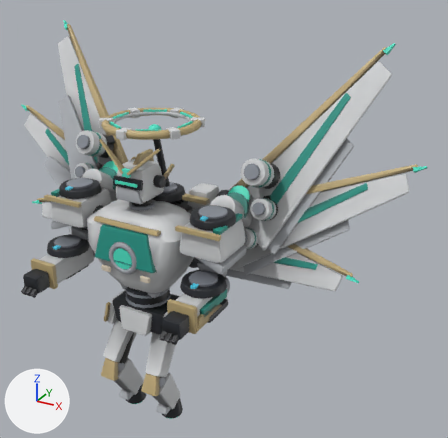
Renders of the glTF model assets/vehicles/ex_seraph_7.glb from each side of a commit.
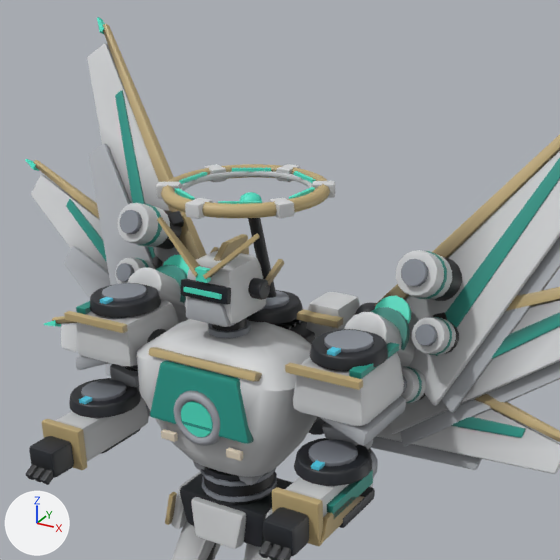
There are two pictures of each version: one whole from a camera (50 mm lens) standing at (8.12, -10.84, 8.9) and looking at (1.33, 1.5, 2.73), one close up on the part from 1% to 75% of the width and 2% to 78% of the height. Lighting does not change. The marker at lower left points along +X, +Y and +Z. The last two pictures show the newer version. Where no turn or scale is listed for an object, it has been applied to the vertices. Vertices at exactly the same position are counted once.

Script lines for the objects in view, before the commit:
```python
me_mesh_0 = bpy.data.meshes.new('Mesh_0')
me_mesh_0.from_pydata(...)  # 8258 vertices, 16020 faces; spans x 1.92..6.85, y -3.76..-0.01, z 0.0..7.61
# faces by material slot: [6336, 3148, 3208, 2416, 588, 216, 108]
me_mesh_0.materials.append(mat_dark)
me_mesh_0.materials.append(mat_hull)
me_mesh_0.materials.append(mat_trim)
me_mesh_0.materials.append(mat_chrome)
me_mesh_0.materials.append(mat_glow)
me_mesh_0.materials.append(mat_lamp)
me_mesh_0.materials.append(mat_glass)
me_mesh_1 = bpy.data.meshes.new('Mesh_1')
me_mesh_1.from_pydata(...)  # 1056 vertices, 2064 faces; spans x 3.24..5.52, y -2.9..-0.5, z 2.36..2.55
# faces by material slot: [768, 1224, 72]
me_mesh_1.materials.append(mat_trim)
me_mesh_1.materials.append(mat_hull)
me_mesh_1.materials.append(mat_glow)
me_mesh_2 = bpy.data.meshes.new('Mesh_2')
me_mesh_2.from_pydata(...)  # 1006 vertices, 1960 faces; spans x 4.09..7.71, y -2.39..0.0, z 1.48..6.21
# faces by material slot: [416, 736, 500, 72, 236]
me_mesh_2.materials.append(mat_dark)
me_mesh_2.materials.append(mat_trim)
me_mesh_2.materials.append(mat_hull)
me_mesh_2.materials.append(mat_glow)
me_mesh_2.materials.append(mat_chrome)
ob_mesh_0 = bpy.data.objects.new('Mesh_0', me_mesh_0)
ob_mesh_0.location = (-4.38, 1.7, -2.46)
ob_mesh_1 = bpy.data.objects.new('Mesh_1', me_mesh_1)
ob_mesh_1.location = (-4.38, 2.22, 2.76)
ob_mesh_2 = bpy.data.objects.new('Mesh_2', me_mesh_2)
ob_mesh_2.location = (-2.95, 3.13, 0.78)
# also in view: 'Mesh_3' at (3.52, 1.5, 3.12); 'Mesh_4' at (3.05, 1.23, 2.27); 'Mesh_5' at (-2.94, 1.93, 4.67); 'Mesh_6' at (-3.52, 1.5, 3.17)
```
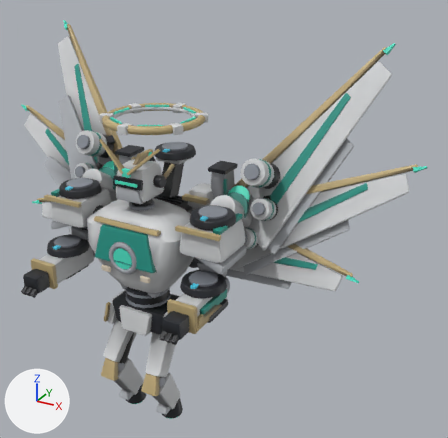
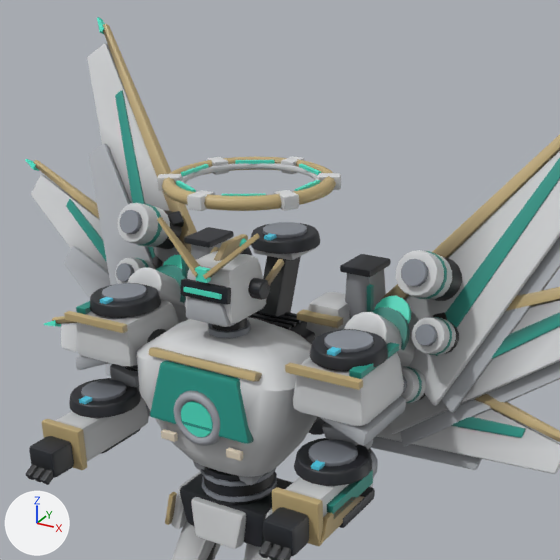
Where the newer file only moved an object's origin or applied its transform, the numbers keep the older frame.

What differs and where, as boxes (x1, y1, x2, y2) in the close-ups (560 x 560 px; the box of a moved part takes in the faces that stretch with it):
'Mesh_0', reshaped: before (25, 192, 415, 560); after (25, 217, 415, 560)
'Mesh_1', reshaped, moved: before (156, 164, 335, 219); after (157, 156, 341, 211)
part 1 of me_mesh_0, moved or reshaped: before (247, 290, 303, 325); after (251, 223, 320, 254)
part 2 of me_mesh_0, moved or reshaped: before (262, 291, 289, 309); after (263, 222, 307, 238)
part 3 of me_mesh_0, moved or reshaped (not visible before): after (264, 233, 277, 240)
part 4 of me_mesh_0, deleted: before (240, 192, 262, 201)
part 5 of me_mesh_0, built on (mostly hidden before): before (124, 218, 361, 390); after (124, 227, 391, 390)
part 6 of me_mesh_0, edited (looks the same): (42, 217, 415, 560) in both
part 7 of me_mesh_1, moved or reshaped: before (269, 197, 294, 218); after (274, 190, 299, 211)
part 8 of me_mesh_1, moved or reshaped: before (156, 182, 181, 199); after (157, 174, 182, 191)
part 9 of me_mesh_1, moved or reshaped: before (218, 201, 262, 204); after (222, 194, 266, 196)
part 10 of me_mesh_1, moved or reshaped: before (289, 187, 315, 199); after (295, 180, 320, 191)
part 11 of me_mesh_1, moved or reshaped: before (293, 171, 316, 183); after (299, 164, 321, 175)
part 12 of me_mesh_1, moved or reshaped: before (232, 168, 271, 172); after (235, 160, 275, 164)
part 13 of me_mesh_1, moved or reshaped: before (179, 172, 207, 184); after (181, 164, 209, 176)
part 14 of me_mesh_1, moved or reshaped: before (175, 188, 195, 200); after (176, 180, 196, 192)
part 15 of me_mesh_1, added: after (318, 173, 341, 190)
part 16 of me_mesh_1, added: after (281, 156, 304, 174)
part 17 of me_mesh_1, added: after (206, 157, 229, 175)
part 18 of me_mesh_1, moved or reshaped: before (161, 164, 335, 219); after (162, 157, 336, 211)

What the commit changed:
me_mesh_0 is used by ob_mesh_0; location (-4.38, 1.7, -2.46).
me_mesh_0 had 8258 vertices, 16020 faces and spanned x 1.92..6.85, y -3.76..-0.01, z 0.0..7.61.
me_mesh_0 now has 8642 vertices, 16756 faces and spans x 1.92..6.85, y -3.76..0.24, z 0.0..7.42.
me_mesh_0 part 1: the loose piece of 120 vertices spanning x 3.87..4.9, y -1.31..-0.28, z 5.76..5.94 is moved by (0.0, 0.52, 0.9).
me_mesh_0 part 2: the loose piece of 96 vertices spanning x 4.06..4.7, y -1.12..-0.47, z 5.77..5.99 is moved by (0.0, 0.52, 0.9).
me_mesh_0 part 3: the loose piece of 8 vertices spanning x 4.32..4.44, y -1.25..-0.99, z 5.94..5.99 is moved by (0.0, 0.52, 0.9).
me_mesh_0 part 4: the loose piece of 52 vertices spanning x 4.23..4.53, y -1.25..-0.94, z 7.39..7.61 is deleted.
me_mesh_0 part 5: 30 vertices moved within x 2.04..6.8, y -2.39..-0.85, z 5.53..6.72; 136 vertices removed from x 4.3..4.46, y -1.17..-0.55, z 5.66..7.48; 520 vertices added at x 2.75..6.02, y -1.55..0.07, z 5.6..6.93.
me_mesh_0 part 6: 1652 kept faces spanning x 1.94..6.83, y -3.21..-0.18, z 0.31..7.42 get new vertex colours.
Other edits to the shape of me_mesh_0 do not show in these pictures.
me_mesh_1 is used by ob_mesh_1; location (-4.38, 2.22, 2.76).
me_mesh_1 had 1056 vertices, 2064 faces and spanned x 3.24..5.52, y -2.9..-0.5, z 2.36..2.55.
me_mesh_1 now has 1056 vertices, 2064 faces and spans x 3.21..5.56, y -3.18..-0.71, z 2.36..2.55.
me_mesh_1 part 7: the loose piece of 56 vertices spanning x 5.1..5.47, y -2.39..-2.06, z 2.36..2.55 is moved by (0.03, -0.26, 0.0).
me_mesh_1 part 8: the loose piece of 56 vertices spanning x 3.3..3.66, y -2.39..-2.06, z 2.36..2.55 is moved by (-0.03, -0.26, 0.0).
me_mesh_1 part 9: the loose piece of 8 vertices spanning x 4.57..5.08, y -2.63..-2.31, z 2.48..2.54 is moved by (0.02, -0.27, 0.0).
me_mesh_1 part 10: the loose piece of 8 vertices spanning x 5.24..5.29, y -1.98..-1.42, z 2.48..2.54 is moved by (0.03, -0.24, 0.0).
me_mesh_1 part 11: the loose piece of 8 vertices spanning x 4.57..5.08, y -1.1..-0.77, z 2.48..2.54 is moved by (0.02, -0.21, 0.0).
me_mesh_1 part 12: the loose piece of 8 vertices spanning x 3.68..4.19, y -1.1..-0.77, z 2.48..2.54 is moved by (-0.02, -0.21, 0.0).
me_mesh_1 part 13: the loose piece of 8 vertices spanning x 3.47..3.52, y -1.98..-1.42, z 2.48..2.54 is moved by (-0.03, -0.24, 0.0).
me_mesh_1 part 14: the loose piece of 8 vertices spanning x 3.68..4.19, y -2.63..-2.31, z 2.48..2.54 is moved by (-0.02, -0.27, 0.0).
me_mesh_1 part 15: a new loose piece of 56 vertices spanning x 5.13..5.5, y -1.57..-1.24, z 2.36..2.55, in mat_hull.
me_mesh_1 part 16: a new loose piece of 56 vertices spanning x 4.27..4.49, y -1.02..-0.71, z 2.36..2.55, in mat_hull.
me_mesh_1 part 17: a new loose piece of 56 vertices spanning x 3.27..3.63, y -1.57..-1.24, z 2.36..2.55, in mat_hull.
me_mesh_1 part 18: 2 vertices moved within x 4.49, y -2.87, z 2.4..2.52; 889 vertices removed from x 3.24..5.52, y -2.9..-0.5, z 2.36..2.55; 721 vertices added at x 3.21..5.56, y -3.18..-0.78, z 2.36..2.55.
Object 'Mesh_1' (ob_mesh_1) moves from (-4.38, 2.22, 2.76) to (-4.38, 2.55, 2.85).
